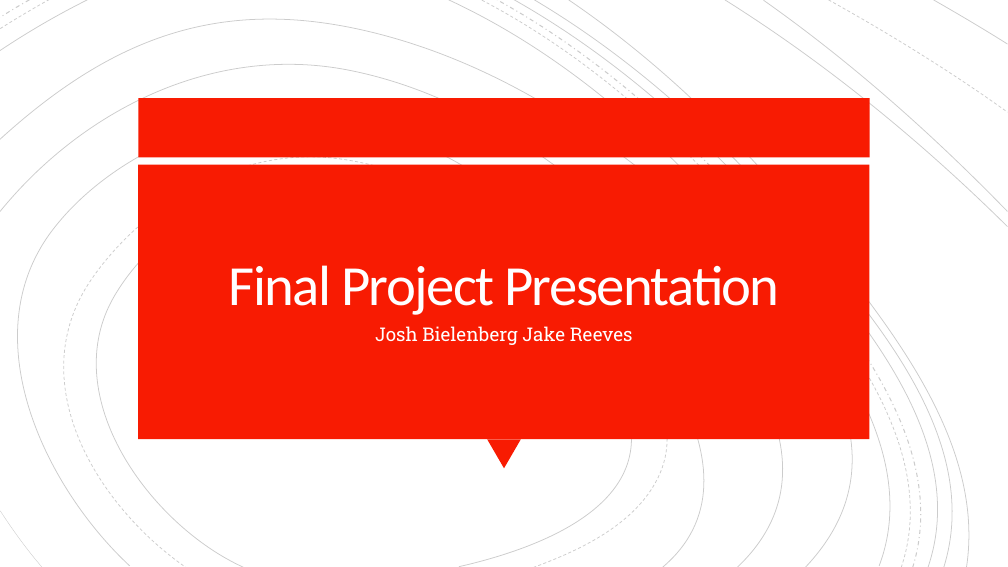
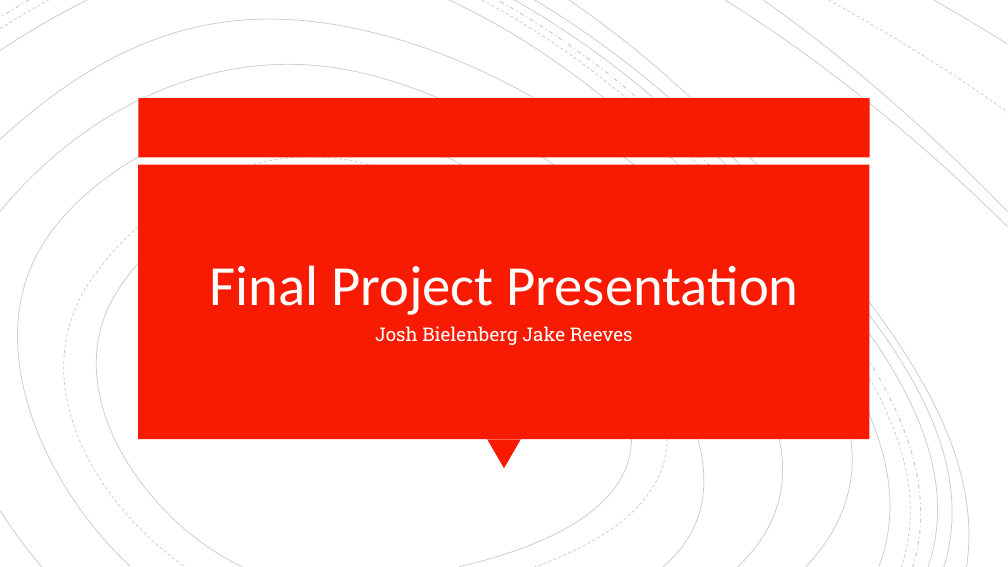
Before and after one commit to reeves17/3360project, a slide deck: slide 1 of Final Presentation.pptx. Drawn at 1008x567 pixels with LibreOffice and Linux fonts; fonts in the diff are those of the drawing. Boxes give left, top, right and bottom in pixels: in the first picture for what was removed or moved away, otherwise in the second. Text is boxed around its words. In the diff, an @@ line names an element or a change of style, - is before the commit and + after.

```diff
--- a/Final Presentation.pptx
+++ b/Final Presentation.pptx
@@ title "Final Project Presentation" at (209,265,799,315): letter spacing -1.5 to 0 pt @@
@@ freeform shape at (0,511,42,567): outline #000000 0.38 pt to #000000 0.75 pt @@
```
Also in this commit, not shown: 5 other slides changed, 14 slides added, 2 slides removed.
